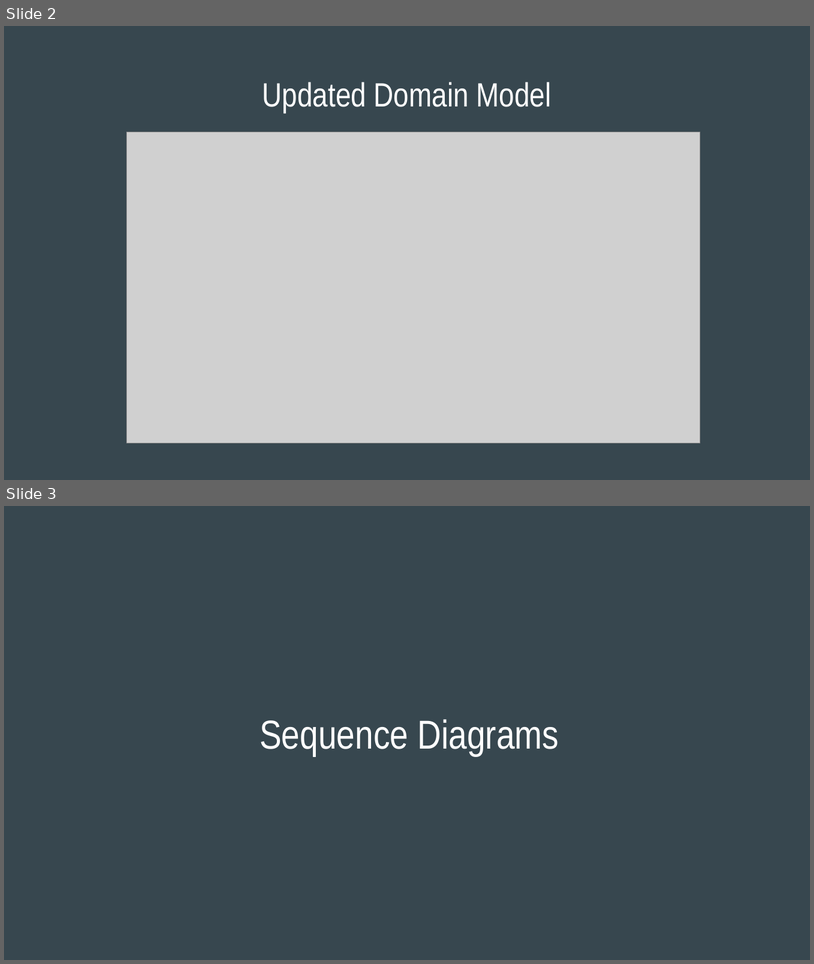
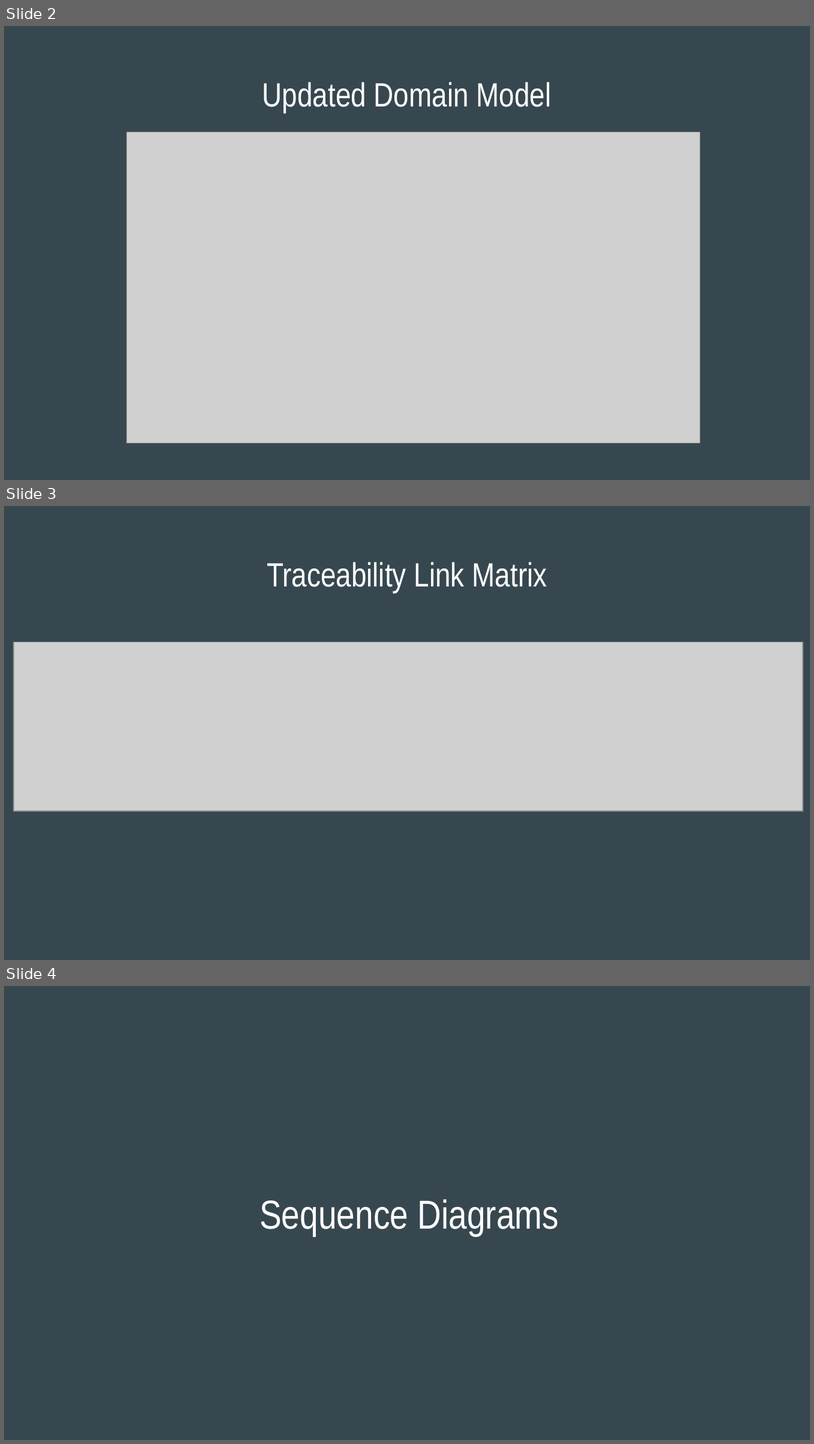
Before and after one commit to NickWaltCSU/cs414-f17-301-UltraLiteCoding, a slide deck: Presentation 3/Ultralite Coding Presentation 3.pptx. Shown one above the other, each under a label of ours: slides 2 and 3 before the commit, slides 2, 3 and 4 after it. The pictures are 814x964 and 814x1444 pixels, drawn with LibreOffice and Linux fonts; fonts in the diff are those of the drawing; grey boxes stand for pictures. Boxes give left, top, right and bottom in pixels: in the first picture for what was removed or moved away, otherwise in the second. Text is boxed around its words. In the diff, an @@ line names an element or a change of style, - is before the commit and + after.

```diff
--- a/Presentation 3/Ultralite Coding Presentation 3.pptx
+++ b/Presentation 3/Ultralite Coding Presentation 3.pptx
@@ slide 3 added at (4, 506, 810, 960), background #37474F @@
@@ title added at (267, 562, 548, 592), 30 pt, text #FFFFFF @@
+Traceability Link Matrix
@@ picture added at (14, 642, 803, 811) @@
@@ what was slide 3 is now slide 4 @@
```
